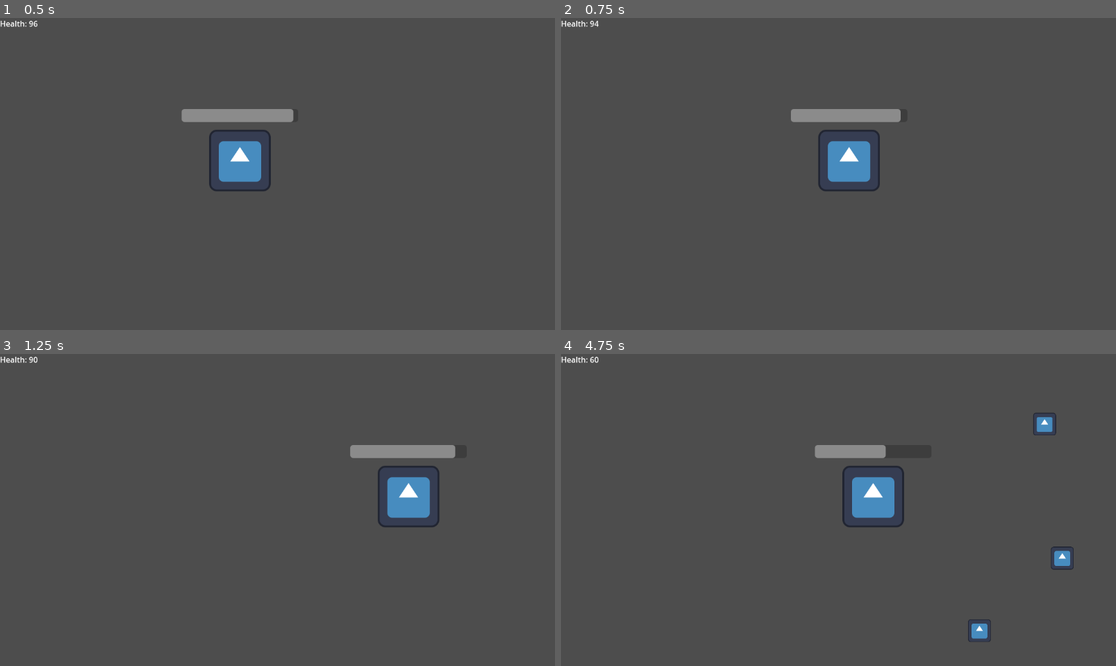
Above: before the commit, frames 1-4 (two rows, left to right).
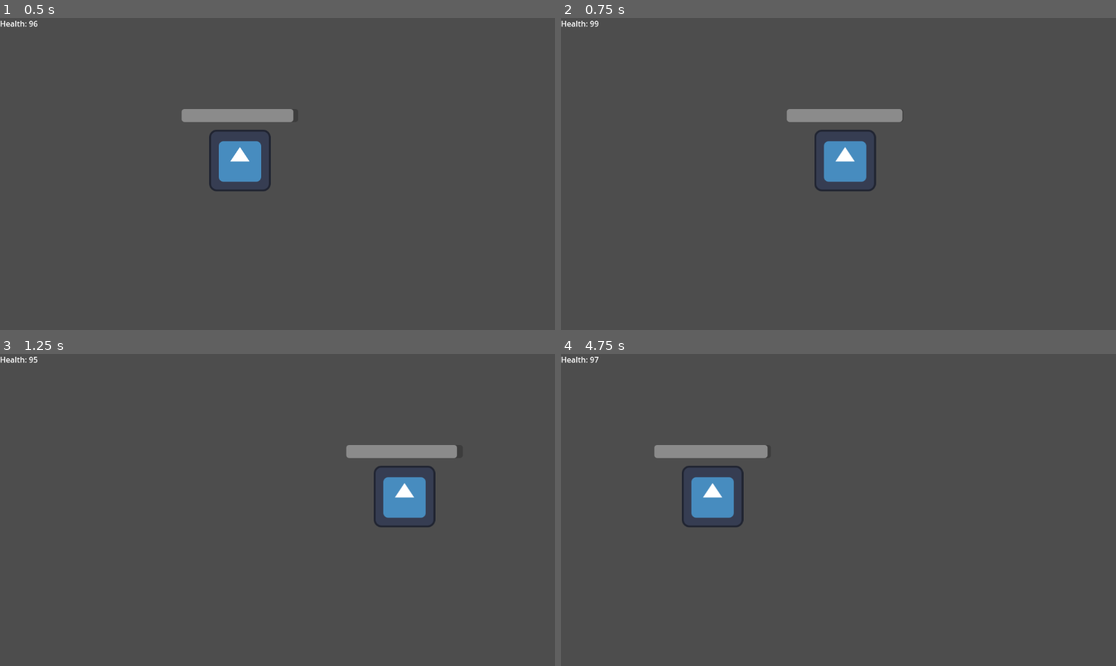
Above: after the commit, the same moments.

Repository: BumbertoEko/git_test_rep
Game: Godot game, scene res://Scenes/world.tscn
Two runs of this game, one before a commit and one after it. Both use one fixed random seed, a clock stepped at 60 frames per second and the inputs below. The engine's default icon, where the game draws it, is replaced by a stand-in: a white triangle on a blue panel in a dark square.
Inputs:
- Up to frame 1 (0.5 s): no input
- Up to frame 2 (0.75 s): hold D (Right) from 0.53 s (still down); hold R (R, bound only after the commit) from 0.53 s (still down)
- Up to frame 3 (1.25 s): keep holding D (Right); keep holding R (R, bound only after the commit)
- Up to frame 4 (4.75 s): release D (Right) at 1.28 s; release R (R, bound only after the commit) at 1.28 s; hold S (Down) 1.28-2.03 s; tap R (R, bound only after the commit) at 1.35, 2.85, 4.35 s; hold D (Right) 2.03-2.78 s; hold R (R, bound only after the commit) 2.03-2.78 s; hold W (Up) 2.78-3.53 s; hold R (R, bound only after the commit) 3.53-4.28 s; hold A (Left) from 3.53 s (still down)

Frame 1 is identical in both runs. In frame 2, 0.6% of the frame differs, in the area x 6-62%, y 0-56%; in frame 3, 0.6%; in frame 4, 4.5%, in the area x 5-93%, y 0-93%.

Commit message:
Added a game over screen
a black screen appers when you reach 0
press R to restart

Diff:
--- a/Global.gd
+++ /dev/null
@@ -1,3 +0,0 @@
-extends Node
-
-var health = 100
--- a/Scenes/health_pickup.tscn
+++ b/Scenes/health_pickup.tscn
@@ -1,13 +1,13 @@
 [gd_scene load_steps=4 format=3 uid="uid://0ps8kyrw65x1"]
 
-[ext_resource type="Script" path="res://Scenes/health_pickup.gd" id="1_fx3pj"]
+[ext_resource type="Script" path="res://Script/health_pickup.gd" id="1_ahc0h"]
 [ext_resource type="Texture2D" uid="uid://cxkgaaopkis5q" path="res://icon.svg" id="1_iaoxn"]
 
 [sub_resource type="RectangleShape2D" id="RectangleShape2D_thhx3"]
 
 [node name="Health_Pickup" type="Area2D"]
 scale = Vector2(0.37, 0.37)
-script = ExtResource("1_fx3pj")
+script = ExtResource("1_ahc0h")
 
 [node name="CollisionShape2D" type="CollisionShape2D" parent="."]
 scale = Vector2(0.37, 0.37)
--- a/Scenes/world.tscn
+++ b/Scenes/world.tscn
@@ -1,7 +1,7 @@
 [gd_scene load_steps=3 format=3 uid="uid://dcnorrjjggjdb"]
 
 [ext_resource type="PackedScene" uid="uid://urjeevgblpm" path="res://Scenes/Player.tscn" id="1_q07vk"]
-[ext_resource type="Script" path="res://Scenes/health_pickup_generator.gd" id="2_4cdhg"]
+[ext_resource type="Script" path="res://Script/health_pickup_generator.gd" id="2_x3yva"]
 
 [node name="World" type="Node2D"]
 
@@ -16,7 +16,7 @@
 autowrap_mode = 0
 
 [node name="health_pickup_generator" type="Node" parent="."]
-script = ExtResource("2_4cdhg")
+script = ExtResource("2_x3yva")
 
 [node name="Timer_for_health_pick_gen" type="Timer" parent="health_pickup_generator"]
 wait_time = 1.5
--- a/Script/CharacterBody2D.gd
+++ b/Script/CharacterBody2D.gd
@@ -2,6 +2,8 @@
 
 const SPEED = 500.0
 var health_display = str("Health: ")
+@onready var game_over_screen = preload("res://game_over.tscn")
+@onready var world = $".."
 
 #-------------------------------------------------------------------------------- movement
 # Get the gravity from the project settings to be synced with RigidBody nodes.
@@ -23,15 +25,25 @@
 	else:
 		velocity.y = move_toward(velocity.y, 0, SPEED)
 
-
-	velocity = velocity.normalized() * SPEED
-	move_and_slide()
+	if Global.player_life_state == true:
+		velocity = velocity.normalized() * SPEED
+		move_and_slide()
 
 	#--------------------------------------------------- movement
 
+func _process(delta):
+	if Global.health < 0:
+		Global.player_life_state = false
+
+	if Global.player_life_state == false:
+		print("dead")
+		var game_restart = game_over_screen.instantiate()
+		var total = get_viewport().size
+		total = total / 2
+		$".".position = total
+		add_child(game_restart)
+
 	$ProgressBar.value = Global.health
-	if Global.health < 0:
-		print("dead")
 	Global.health = clamp(Global.health, 0, 100)
 
 func _ready():
@@ -42,3 +54,10 @@
 	$Timer.start()
 	health_display = str("Health: ") + str(Global.health)
 	$"../RichTextLabel".text = health_display
+
+func _input(event):
+		if event.is_action_pressed("R"):
+			Global.player_life_state = true
+			print("restart")
+			get_tree().reload_current_scene()
+			Global.health = 100
--- /dev/null
+++ b/Script/Global.gd
@@ -0,0 +1,4 @@
+extends Node
+
+var health = 100
+var player_life_state = true #alive
--- /dev/null
+++ b/game_over.tscn
@@ -0,0 +1,32 @@
+[gd_scene load_steps=2 format=3 uid="uid://sfcsud71ft3g"]
+
+[ext_resource type="Texture2D" uid="uid://cxkgaaopkis5q" path="res://icon.svg" id="1_k0nhq"]
+
+[node name="game_over" type="Control"]
+z_index = 3
+layout_mode = 3
+anchors_preset = 15
+anchor_right = 1.0
+anchor_bottom = 1.0
+offset_left = -585.0
+offset_top = -328.0
+offset_right = -585.0
+offset_bottom = -328.0
+grow_horizontal = 2
+grow_vertical = 2
+
+[node name="Sprite2D" type="Sprite2D" parent="."]
+self_modulate = Color(0, 0, 0, 1)
+position = Vector2(584, 289)
+scale = Vector2(27.977, 22.7)
+texture = ExtResource("1_k0nhq")
+
+[node name="RichTextLabel" type="RichTextLabel" parent="."]
+layout_mode = 0
+offset_left = 506.0
+offset_top = 301.0
+offset_right = 1122.0
+offset_bottom = 628.0
+scale = Vector2(2.45, 2.45)
+text = "Restart R"
+scroll_active = false
--- a/project.godot
+++ b/project.godot
@@ -18,7 +18,7 @@
 
 [autoload]
 
-Global="*res://Global.gd"
+Global="*res://Script/Global.gd"
 
 [input]
 
@@ -42,3 +42,8 @@
 "events": [Object(InputEventKey,"resource_local_to_scene":false,"resource_name":"","device":-1,"window_id":0,"alt_pressed":false,"shift_pressed":false,"ctrl_pressed":false,"meta_pressed":false,"pressed":false,"keycode":0,"physical_keycode":83,"key_label":0,"unicode":115,"echo":false,"script":null)
 ]
 }
+R={
+"deadzone": 0.5,
+"events": [Object(InputEventKey,"resource_local_to_scene":false,"resource_name":"","device":-1,"window_id":0,"alt_pressed":false,"shift_pressed":false,"ctrl_pressed":false,"meta_pressed":false,"pressed":false,"keycode":0,"physical_keycode":82,"key_label":0,"unicode":114,"echo":false,"script":null)
+]
+}
Renamed: Scenes/health_pickup.gd -> Script/health_pickup.gd
Renamed: Scenes/health_pickup_generator.gd -> Script/health_pickup_generator.gd
